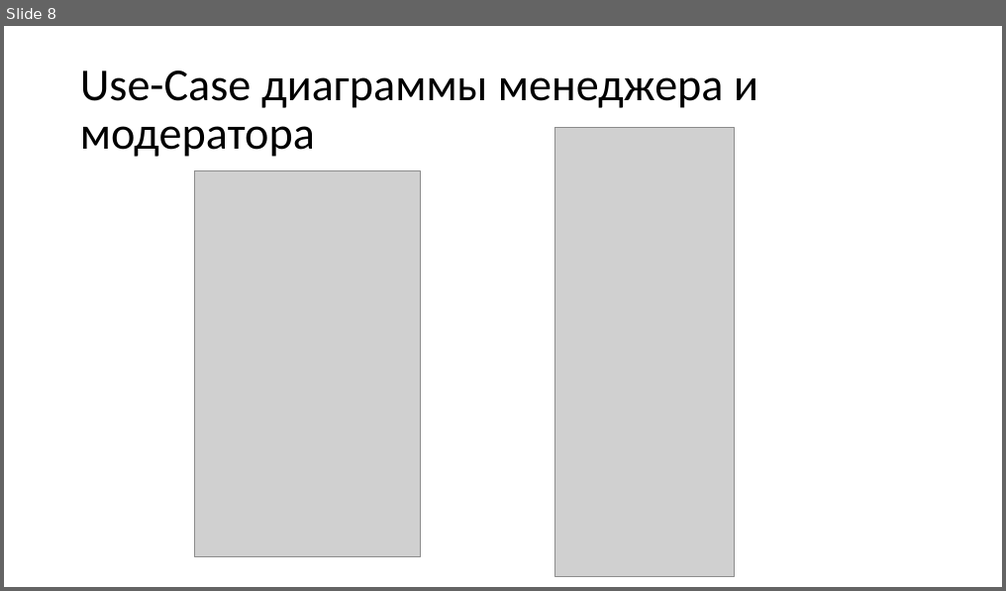
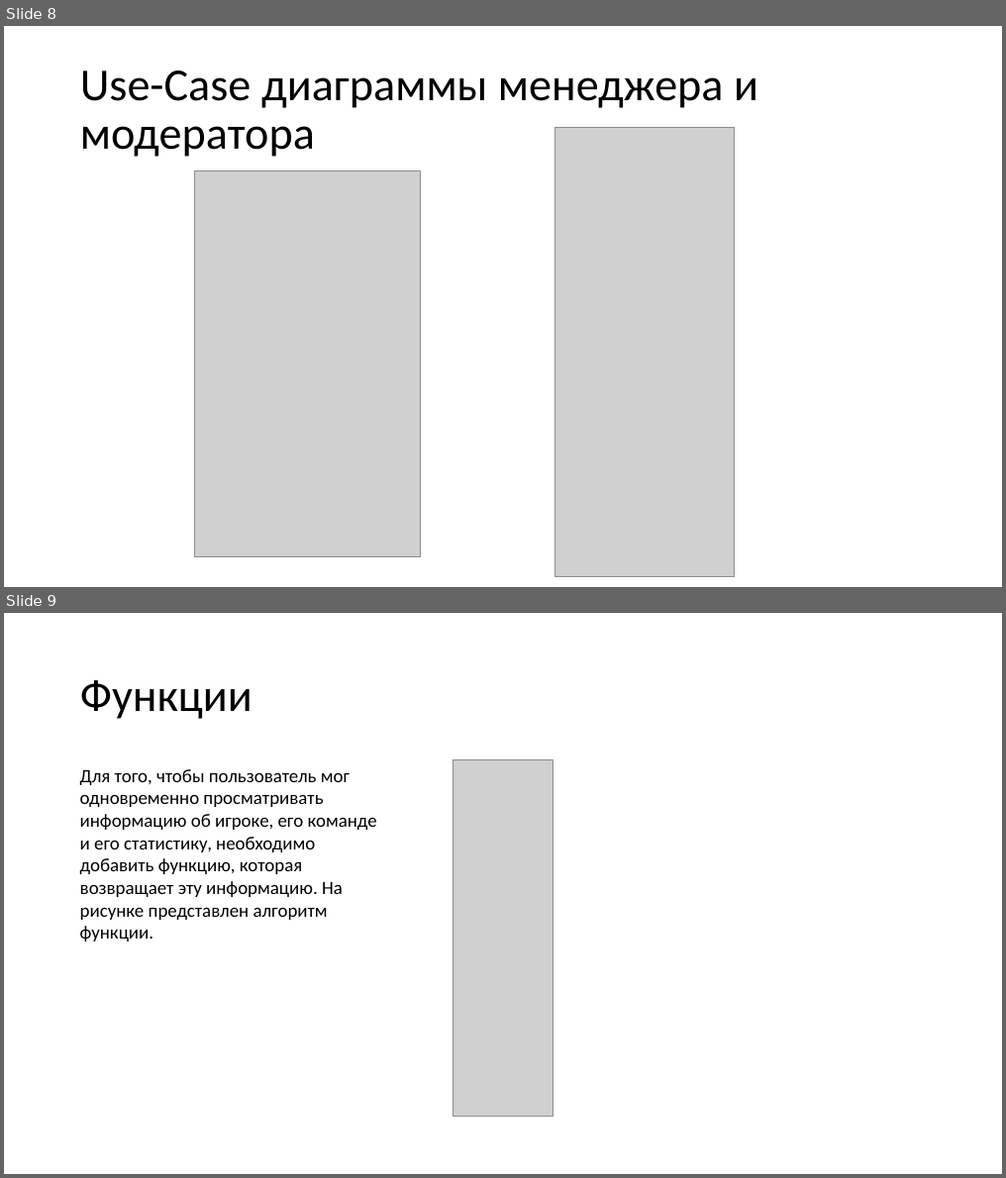
Before and after one commit to MrSkl1f/DB_CP, a slide deck: RPZ/Презентация.pptx. Shown one above the other, each under a label of ours: slide 8 before the commit, slides 8 and 9 after it. The pictures are 1006x591 and 1006x1178 pixels, drawn with LibreOffice and Linux fonts; fonts in the diff are those of the drawing; grey boxes stand for pictures. Boxes give left, top, right and bottom in pixels: in the first picture for what was removed or moved away, otherwise in the second. Text is boxed around its words. In the diff, an @@ line names an element or a change of style, - is before the commit and + after.

```diff
--- a/RPZ/Презентация.pptx
+++ b/RPZ/Презентация.pptx
@@ slide 9 added at (4, 613, 1002, 1174), background #FFFFFF @@
@@ title added at (80, 680, 252, 719), 44 pt, text #000000 @@
+Функции
@@ picture added at (453, 761, 552, 1117) @@
@@ text added at (80, 769, 377, 942), 18 pt, text #000000 @@
+Для того, чтобы пользователь мог одновременно просматривать информацию об игроке, его команде и его статистику, необходимо добавить функцию, которая возвращает эту информацию. На рисунке представлен алгоритм функции.
```
Also in this commit, not shown: 4 slides changed, 1 other slide added, 4 slides removed, 26 other files.
